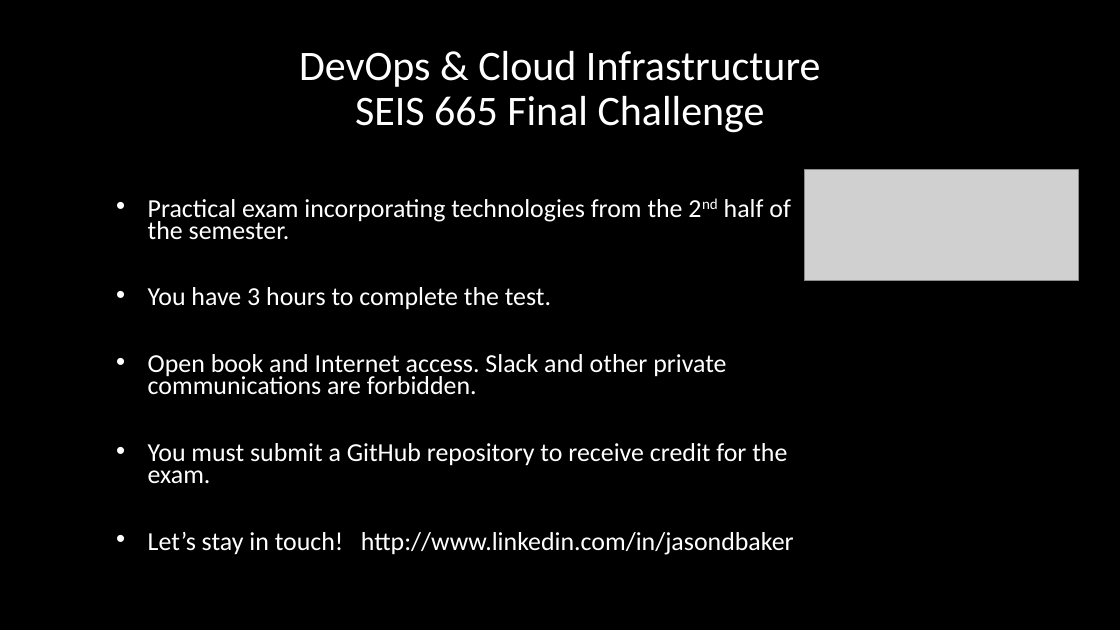
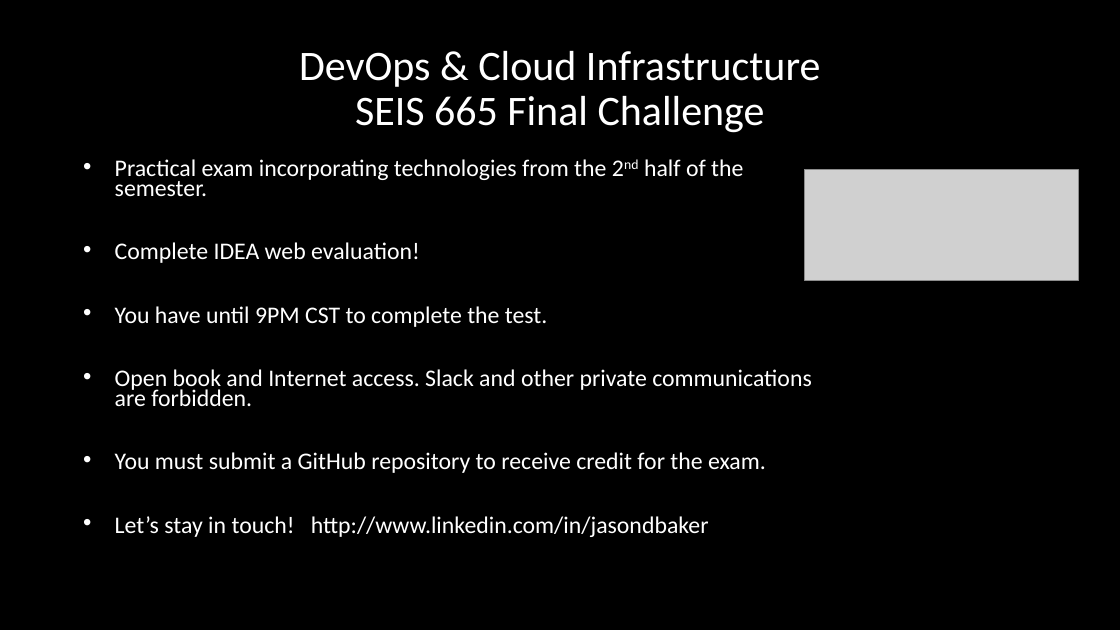
Before and after one commit to jasondbaker/infrastructure-class, a slide deck: slide 1 of lectures/infrastructure-week-14-final.pptx. Drawn at 1120x630 pixels with LibreOffice and Linux fonts; fonts in the diff are those of the drawing; grey boxes stand for pictures. Boxes give left, top, right and bottom in pixels: in the first picture for what was removed or moved away, otherwise in the second. Text is boxed around its words. In the diff, an @@ line names an element or a change of style, - is before the commit and + after.

```diff
--- a/lectures/infrastructure-week-14-final.pptx
+++ b/lectures/infrastructure-week-14-final.pptx
@@ subtitle "Practical exam incorporating technologies from ...": place and size @@
-subtitle "Practical exam incorporating technologies from ..." at [148,199,794,555]
+subtitle "Practical exam incorporating technologies from ..." at [115,159,812,537]
@@ subtitle at [115,159,812,537]: size 22.2 to 20.4 pt in "Practical exam incorporating technologies from the 2nd ...", "Open book and Internet access. Slack and ...", "You must submit a GitHub repository to ...", "Let’s stay in touch! http://www.linkedin.com/in/jasondbaker" @@
@@ subtitle at [115,242,548,327]: text changed; size 22.2 to 20.4 pt @@
-• You have 3 hours to complete the test.
+• Complete IDEA web evaluation!
+• You have until 9PM CST to complete the test.
```
Also in this commit, not shown: 3 other files.
